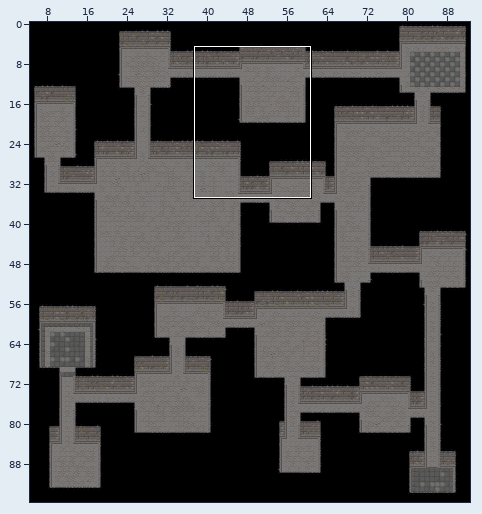
One commit to this Tiled map: Debug/Maps/TestMap.tmx. Above: a wide view before the commit, with the close-up outlined.
Close-up. Old version:
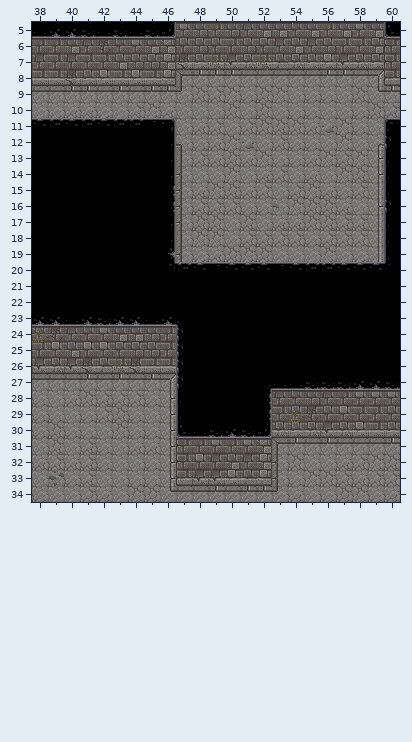
Cells are 16x16 px. Shown: x 38..60, y 5..34. The commit also changed other parts of the map, which this record leaves out.
After:
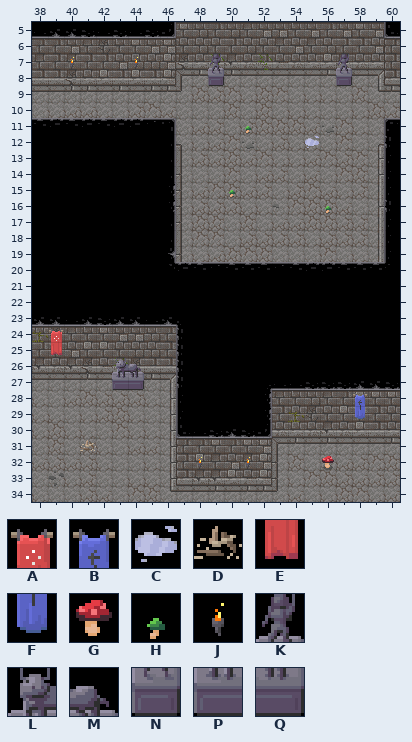
Key: from "Decorations": A 0, B 3, C 6, D 8, E 12, F 15, G 65, H 66, J 72, K 108, L 112, M 113, N 120, P 124, Q 125.
_ is an empty cell.
Tiles of an added or newly shown layer are drawn over the layers below it.
Diff:
Layer "Decoration" (added):
Tile A is added in row 24 at x 39.
Tile B is added in row 28 at x 58.
Tile C is added in row 12 at x 55.
Tile D is added in row 31 at x 41.
Tile E is added in row 25 at x 39.
Tile F is added in row 29 at x 58.
Tile G is added in row 32 at x 56.
Tile H is added in row 11 at x 51; in row 15 at x 50; in row 16 at x 56.
Tile J is added in row 7 at x 40 and 44; in row 32 at x 48 and 51.
Tile K is added in row 7 at x 49 and 57.
Tile L is added in row 26 at x 43.
Tile M is added in row 26 at x 44.
Tile N is added in row 8 at x 49 and 57.
Tile P is added in row 27 at x 43.
Tile Q is added in row 27 at x 44.
